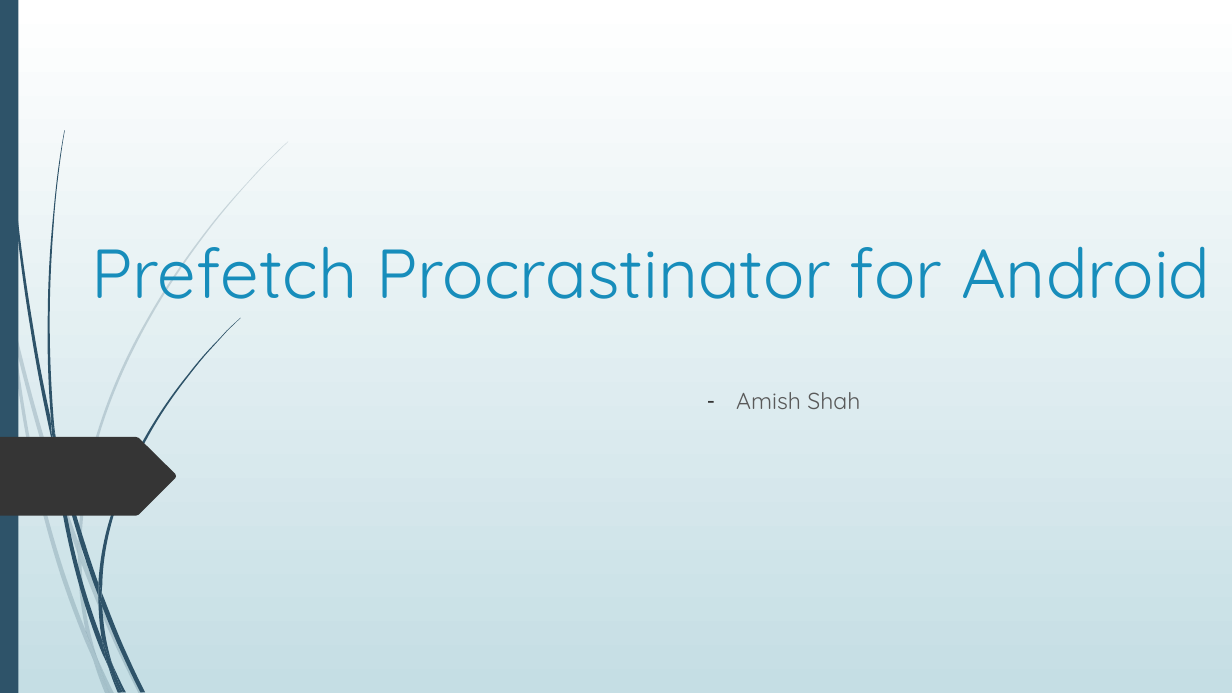
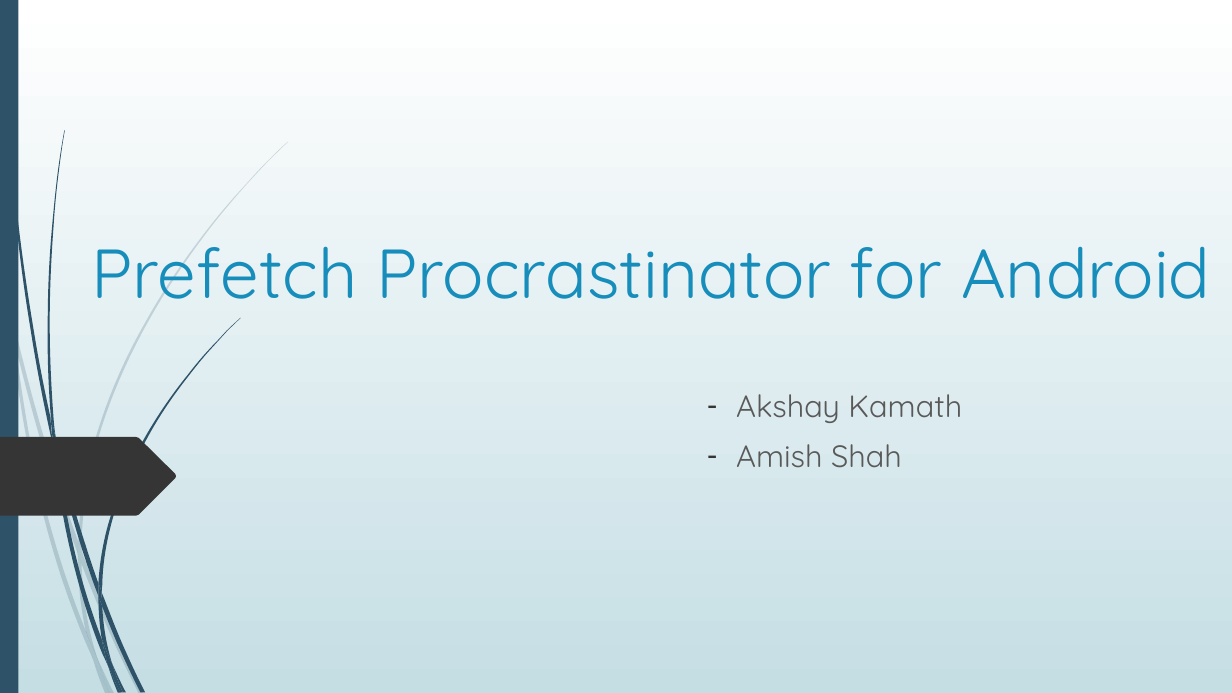
Before and after one commit to shahamish150294/PrefetchProcrastinatorAndroid, a slide deck: slide 1 of Prefetch Procrastinator Final Presentation.pptx. Drawn at 1232x693 pixels with LibreOffice and Linux fonts; fonts in the diff are those of the drawing. Boxes give left, top, right and bottom in pixels: in the first picture for what was removed or moved away, otherwise in the second. Text is boxed around its words. In the diff, an @@ line names an element or a change of style, - is before the commit and + after.

Commit message:
Edit static analysis content and font changes in ppt

```diff
--- a/Prefetch Procrastinator Final Presentation.pptx
+++ b/Prefetch Procrastinator Final Presentation.pptx
@@ subtitle at <box>736,394,962,423</box>: paragraph added @@
+– Akshay Kamath
@@ subtitle at <box>736,444,902,468</box>: size 18 to 24 pt in "Amish Shah" @@
```
Also in this commit, not shown: 11 other slides changed, 1 slide removed.
